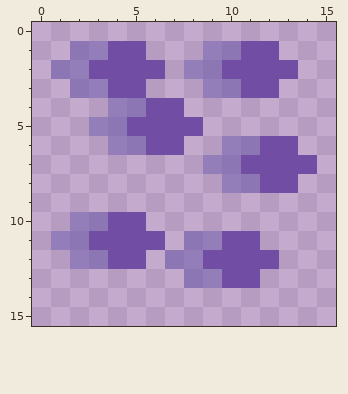
Two versions of one pixel-art sprite, files/actions/alchemybuckshot.png. Above, as it was before the edit.
The file is 16x16 pixels.
And afterwards:
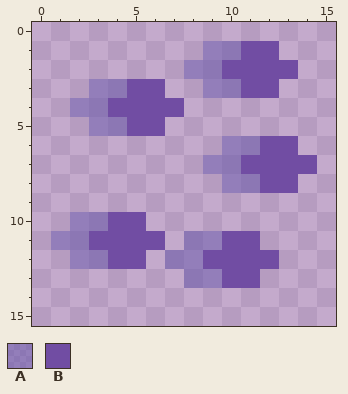
Palette (. is transparent): A #6252a980  B #714da3
Difference:
{"y":1,"x":2,"old":"AABB","new":"...."}
{"y":2,"x":1,"old":"AABBBB","new":"......"}
{"y":3,"x":2,"old":"A","new":"."}
{"y":3,"x":4,"old":"B","new":"A"}
{"y":3,"x":6,"old":".","new":"B"}
{"y":4,"x":2,"old":"..AA","new":"AABB"}
{"y":5,"x":7,"old":"BB","new":".."}
{"y":6,"x":4,"old":"AABB","new":"...."}
{"label":"changed","picture_box":[51,41,203,155]}
